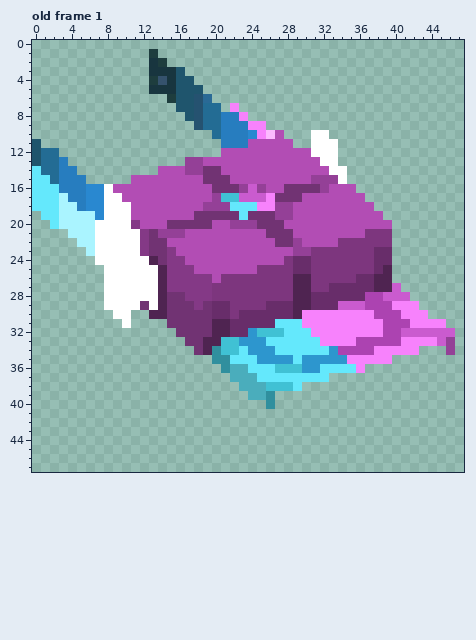
File history of a animated GIF sprite, site/img/mcc/cos/hats/HugelyHelpfulHat.gif. Above: the version before the commit.
The file is 48x48 pixels. Colours within 5 levels of each other are drawn and written as one. Shown: old frame 1. The commit also changed other frames, which this record leaves out.
Now the later version:
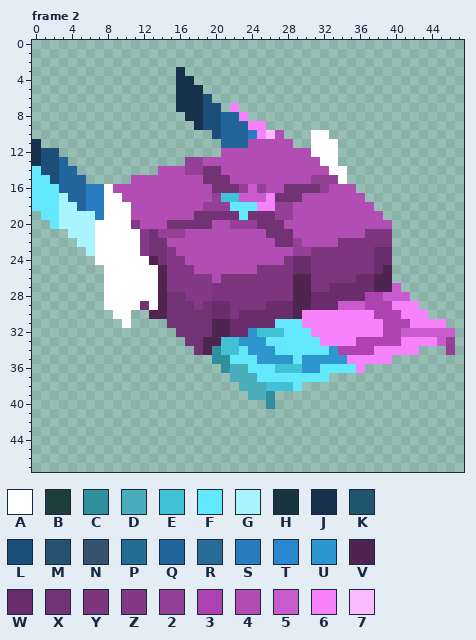
Palette (. is transparent): A #ffffff  B #1e3d3e  C #308f9e  D #4aadbc  E #40c1d4  F #64e8fc  G #aaf4ff  H #18353f  J #17314c  K #1f556d  L #1c4f78  M #255270  N #35526d  P #236c94  Q #22659c  R #2a6a96  S #277dbf  T #2988d0  U #2d96ce  V #4f2451  W #682d6a  X #713373  Y #7d367e  Z #843986  2 #944097  3 #ac43b1  4 #b24db4  5 #ca5bcf  6 #f782fc  7 #fcbaff
A new or re-ordered frame is compared with the old frame closest to it.
The exact change:
frames 1 -> 3
Frame 2 is new; against old frame 1:
y 1: x 13 B -> .
y 2: x 13..14 HB -> ..
y 3: x 13..16 HHHK -> ...J
y 4: x 13..17 BNHKK -> ...JJ
y 5: x 13..18 HHHKKK -> ...JJJ
y 6: x 15..19 BKKMR -> .JJJL
y 7: x 16..20 KKMPP -> JJJLL
y 8: x 17..22 KMPPSS -> JJLLQQ
y 9: x 18..23 MPPSSS -> JLLQQQ
y 10: x 20..24 PSSST -> LQQQS
y 11: x 0 K -> J; x 21..23 SSS -> QQQ
y 12: x 0..2 KPP -> JLL
y 13: x 0..3 KPPS -> JLLQ
y 14: x 1..4 PPSS -> LLQQ
y 15: x 2..5 PSSS -> LQQQ
y 16: x 3..7 SSSTT -> QQQSS
y 17: x 4..7 SSTT -> QQSS
y 18: x 5..7 STT -> QSS
y 19: x 7 T -> S
